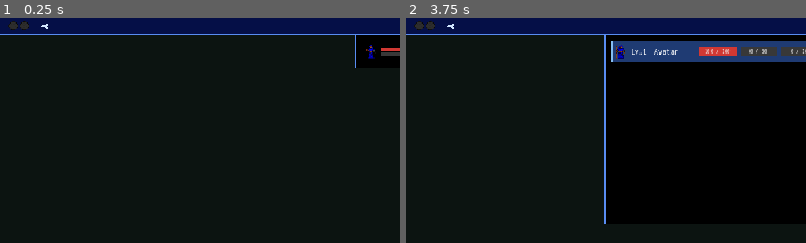
Above: before the commit, frames 1-2 (left to right).
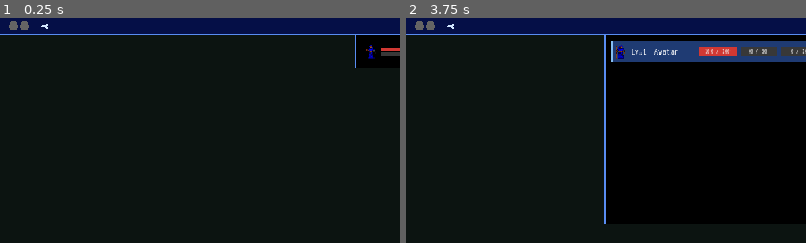
Above: after the commit, the same moments.

Repository: PureDarkChoco/Ultima4R
Game: Godot game, scene res://scenes/world/stub_world.tscn
The game is run twice, just before and just after one commit, with the same random seed, the same clock (stepped at 60 frames per second) and the same inputs. This scene is started directly instead of the project's main scene.
Inputs (mouse positions are % of the whole screen's width and height, from its top left):
- Up to frame 1 (0.25 s): no input
- Up to frame 2 (3.75 s): tap Enter (confirm) at 0.5, 2, 3.5 s; move the mouse to (72, 45) at 0.52 s; hold Right (move_right) 0.53-1.25 s; hold A (choice_a) 0.53-1.25 s; click (72, 45) at 0.67 s; tap Space at 0.77 s; drag from (30, 55) to (45, 70) at 1.27 s; move the mouse to (60, 28) at 2.02 s; hold Right (move_right) 2.03-2.75 s; hold Enter (confirm) 2.03-2.75 s; click (60, 28) at 2.17 s; drag from (45, 70) to (20, 35) at 2.77 s; move the mouse to (80, 65) at 3.52 s; hold Left (move_left) from 3.53 s (still down); tap R at 3.6 s; click (80, 65) at 3.67 s
The pictures show only the part of the screen within x 48-98%, y 0-50%; the shares and areas given below are measured in that part.

The runs differ from the first frame. In frame 1, 0.2% of the frame differs, in the area x 2-8%, y 1-6%; in frame 2, 0.2%.

Commit message:
Replace sky-bar moons with square phase icons.
Load dedicated 16×16 moon art instead of slicing u4graphics charset, fixing phase silhouettes that looked squashed on the HUD.

Co-authored-by: Cursor <cursoragent@cursor.com>

Diff:
--- a/src/ui/status_info_bar.gd
+++ b/src/ui/status_info_bar.gd
@@ -9,7 +9,6 @@
 
 @export var bar_kind: BarKind = BarKind.FULL
 
-const CHARSET_PATH := "res://assets/tiles/u4graphics/charset.png"
 ## Filenames do not match tip direction (e.g. n.png points south).
 ## Use the east-pointing sprite and rotate so tip == wind_dir compass.
 const WIND_EAST_PATH := "res://assets/ui/wind/w.png" ## visual tip = East
@@ -18,8 +17,8 @@
 const HUD_KEY_PATH := "res://assets/ui/hud/key.png"
 const HUD_TORCH_PATH := "res://assets/ui/hud/torch.png"
 const HUD_GEM_PATH := "res://assets/ui/hud/gem.png"
-const MOON_CHAR0 := 20 # xu4 MOON_CHAR; phases 0..7
-const GLYPH := 16
+## DOS Ultima IV CHARSET.EGA moon glyphs (chars 20..27), extracted 8×8.
+const MOON_DIR := "res://assets/ui/moons"
 
 ## Wind: 0 N, 1 NE, 2 E, 3 SE, 4 S, 5 SW, 6 W, 7 NW
 ## Arrow tip = wind FROM / headwind direction (xu4 windDirection).
@@ -127,26 +126,33 @@
 
 
 func _load_moons() -> void:
+	## 16×16 phase art in assets/ui/moons (xu4 MOON_CHAR order via _phase_char_index).
 	_moon_tex.clear()
-	var img := Image.new()
-	if img.load(CHARSET_PATH) != OK:
-		var tex := load(CHARSET_PATH) as Texture2D
-		if tex:
-			img = tex.get_image()
-	if img == null or img.is_empty():
-		return
-	if img.get_format() != Image.FORMAT_RGBA8:
-		img.convert(Image.FORMAT_RGBA8)
 	for phase in 8:
-		var cy := (MOON_CHAR0 + phase) * GLYPH
-		var glyph := Image.create(GLYPH, GLYPH, false, Image.FORMAT_RGBA8)
-		glyph.blit_rect(img, Rect2i(0, cy, GLYPH, GLYPH), Vector2i.ZERO)
-		for y in GLYPH:
-			for x in GLYPH:
-				var c := glyph.get_pixel(x, y)
-				if c.r < 0.02 and c.g < 0.02 and c.b < 0.02:
-					glyph.set_pixel(x, y, Color(0, 0, 0, 0))
-		_moon_tex.append(ImageTexture.create_from_image(glyph))
+		var path := "%s/phase_%d.png" % [MOON_DIR, phase]
+		var img := Image.new()
+		if img.load(path) != OK:
+			var loaded := load(path) as Texture2D
+			if loaded == null:
+				push_warning("StatusInfoBar: missing moon %s" % path)
+				_moon_tex.append(null)
+				continue
+			img = loaded.get_image()
+		if img == null or img.is_empty():
+			_moon_tex.append(null)
+			continue
+		if img.get_format() != Image.FORMAT_RGBA8:
+			img.convert(Image.FORMAT_RGBA8)
+		## Safety: key leftover paper-white if a source still has it.
+		for y in img.get_height():
+			for x in img.get_width():
+				var c := img.get_pixel(x, y)
+				if c.r > 0.94 and c.g > 0.94 and c.b > 0.94:
+					img.set_pixel(x, y, Color(0, 0, 0, 0))
+		var side := int(ICON_SZ)
+		if img.get_width() != side or img.get_height() != side:
+			img.resize(side, side, Image.INTERPOLATE_NEAREST)
+		_moon_tex.append(ImageTexture.create_from_image(img))
 
 
 func _build() -> void:
@@ -262,10 +268,14 @@
 
 func _moon_icon() -> TextureRect:
 	var t := TextureRect.new()
-	t.custom_minimum_size = Vector2(16, 16)
+	## Fixed square — never let the sky HBox stretch a phase into an oval.
+	t.custom_minimum_size = Vector2(ICON_SZ, ICON_SZ)
+	t.size_flags_horizontal = Control.SIZE_SHRINK_CENTER
+	t.size_flags_vertical = Control.SIZE_SHRINK_CENTER
 	t.expand_mode = TextureRect.EXPAND_IGNORE_SIZE
-	t.stretch_mode = TextureRect.STRETCH_KEEP_ASPECT_CENTERED
+	t.stretch_mode = TextureRect.STRETCH_KEEP
 	t.texture_filter = CanvasItem.TEXTURE_FILTER_NEAREST
+	t.mouse_filter = Control.MOUSE_FILTER_IGNORE
 	return t
 
 
Binary file added: assets/ui/moons/phase_0.png
Binary file added: assets/ui/moons/phase_1.png
Binary file added: assets/ui/moons/phase_2.png
Binary file added: assets/ui/moons/phase_3.png
Binary file added: assets/ui/moons/phase_4.png
Binary file added: assets/ui/moons/phase_5.png
Binary file added: assets/ui/moons/phase_6.png
Binary file added: assets/ui/moons/phase_7.png
Not shown, added: assets/ui/moons/SOURCE.md
